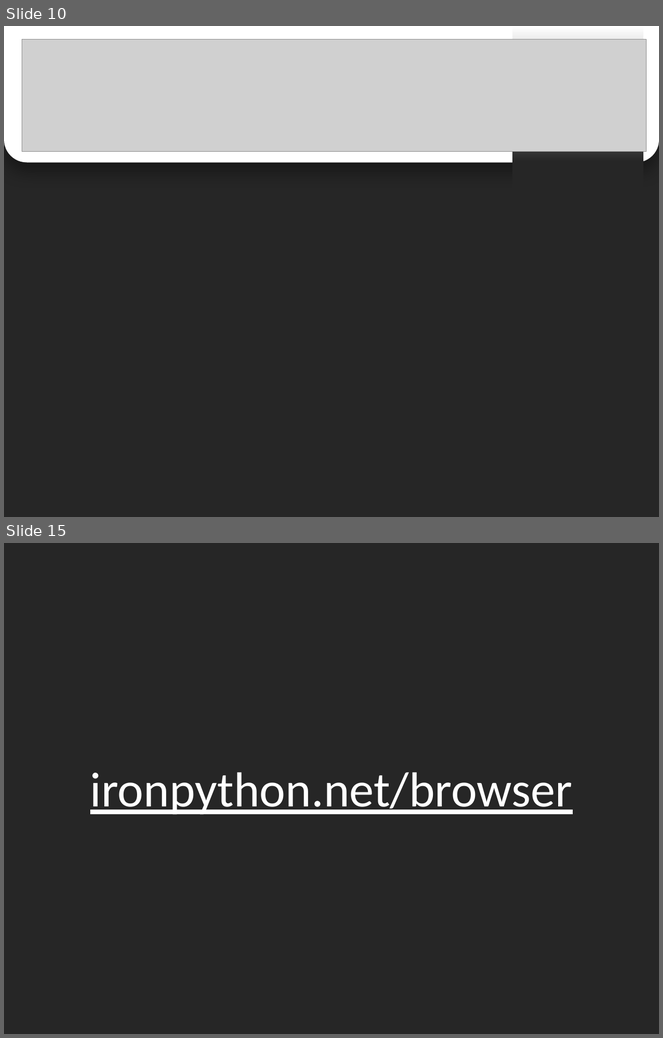
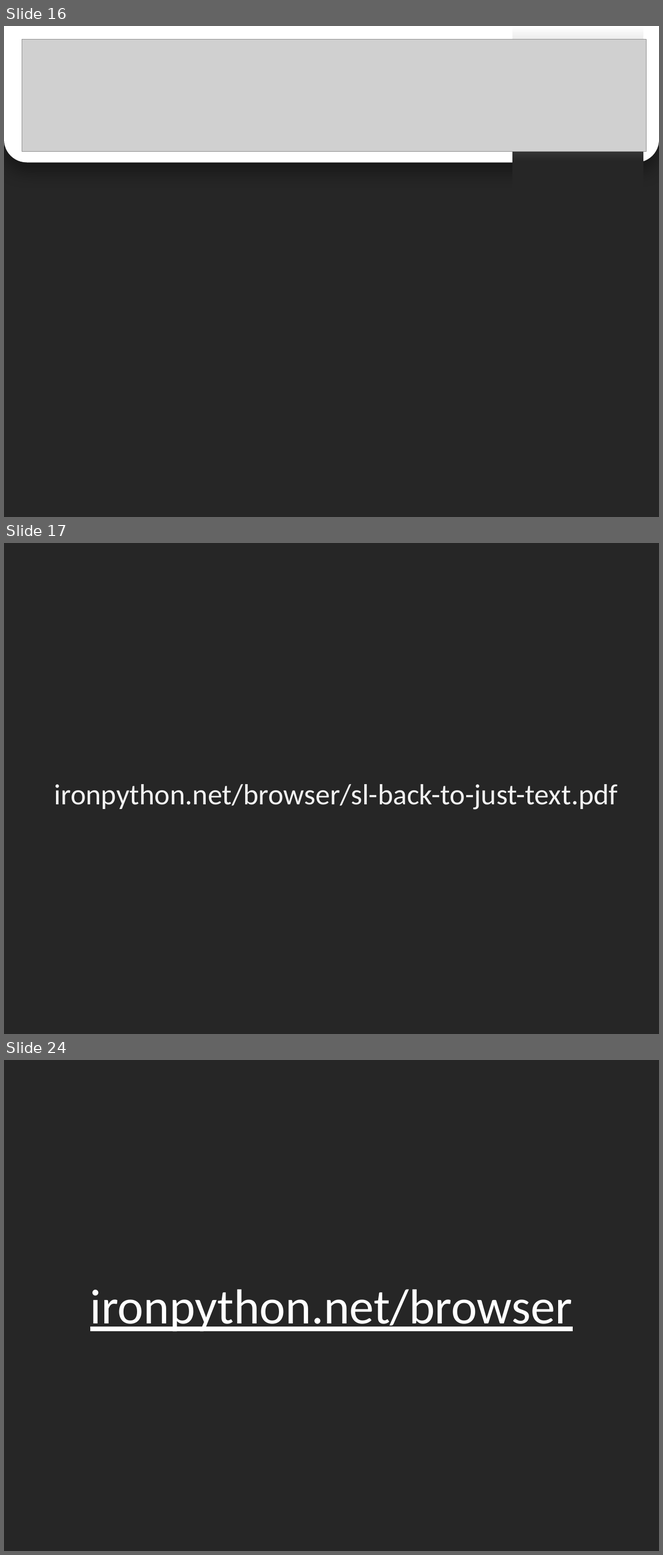
Before and after one commit to jschementi/pycon2010, a slide deck: slides/jimmysch-python-in-the-browser.pptx. Shown one above the other, each under a label of ours: slides 10 and 15 before the commit, slides 16, 17 and 24 after it; the slides between them are not shown. The pictures are 663x1038 and 663x1555 pixels, drawn with LibreOffice and Linux fonts; fonts in the diff are those of the drawing; grey boxes stand for pictures. Boxes give left, top, right and bottom in pixels: in the first picture for what was removed or moved away, otherwise in the second. Text is boxed around its words. In the diff, an @@ line names an element or a change of style, - is before the commit and + after.

```diff
--- a/slides/jimmysch-python-in-the-browser.pptx
+++ b/slides/jimmysch-python-in-the-browser.pptx
@@ slide 17 added at <box>4,543,659,1034</box>, background #262626 @@
@@ text added at <box>54,784,618,810</box>, 32 pt, text #F2F2F2 @@
+ironpython.net/browser/sl-back-to-just-text.pdf
@@ what was slide 10 is now slide 16 @@
@@ what was slide 15 is now slide 24 @@
```
Also in this commit, not shown: 5 slides changed, 12 other slides added, 1 slide removed, 26 other files.
